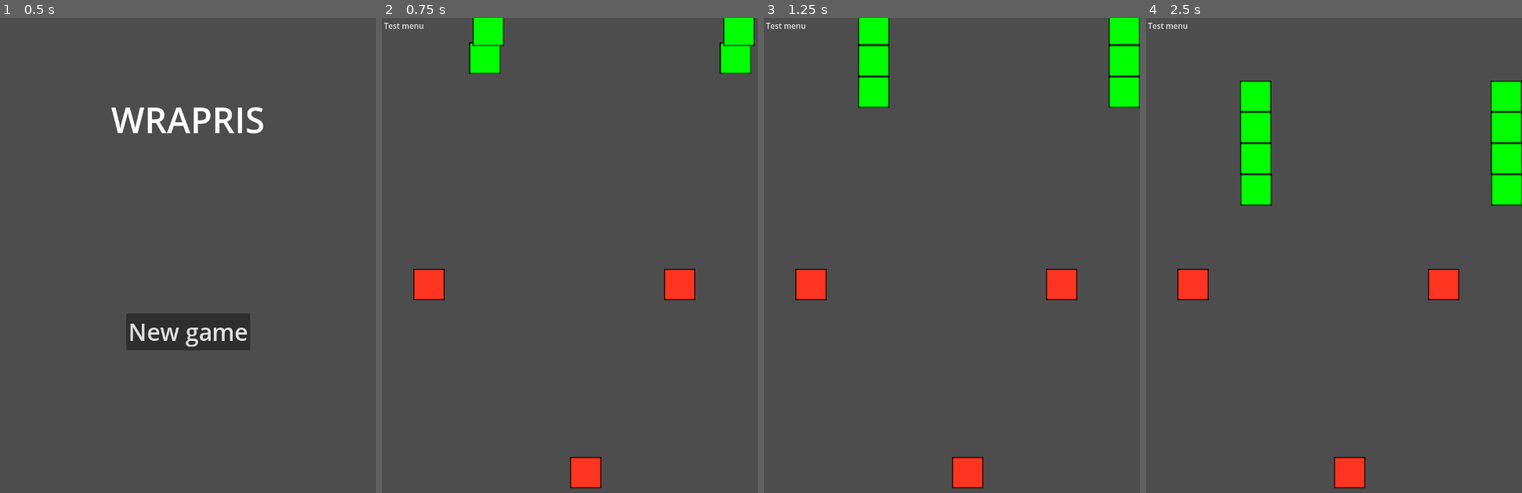
Above: before the commit, frames 1-4 (left to right).
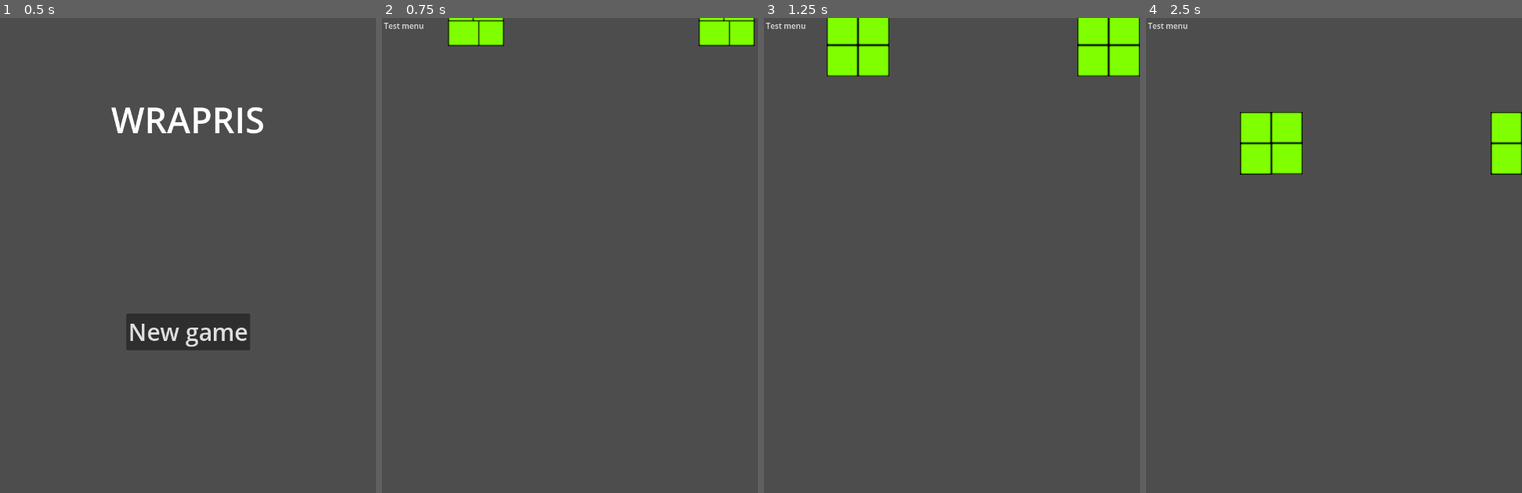
Above: after the commit, the same moments.

Repository: pandulapeter/wrapris
Game: Godot game, scene res://main.tscn
The game is run twice, just before and just after one commit, with the same random seed, the same clock (stepped at 60 frames per second) and the same inputs.
Inputs:
- Up to frame 1 (0.5 s): no input
- Up to frame 2 (0.75 s): click "New game" at 0.5 s
- Up to frame 3 (1.25 s): no input
- Up to frame 4 (2.5 s): hold Right (shape_move_right) 1.28-2.03 s; tap Space (shape_rotate) at 1.35, 2.1 s; hold Down (shape_move_down) from 2.03 s (still down)

Frame 1 is identical in both runs. In frame 2, 4.4% of the frame differs, in the area x 8-99%, y 0-100%; in frame 3, 6.7%; in frame 4, 7.0%, in the area x 8-100%, y 13-100%.

Commit message:
Add a second shape.

Diff:
--- a/game.gd
+++ b/game.gd
@@ -2,7 +2,8 @@
 
 var spawnX = 0
 var shapes = [
-	preload("res://shapes/shape01/shape_01.tscn")
+	preload("res://shapes/shape01/shape_01.tscn"),
+	preload("res://shapes/shape02/shape_02.tscn")
 ]
 
 func _ready():
--- a/game.tscn
+++ b/game.tscn
@@ -1,23 +1,10 @@
-[gd_scene load_steps=4 format=3 uid="uid://ueyeglw6stlp"]
+[gd_scene load_steps=3 format=3 uid="uid://ueyeglw6stlp"]
 
 [ext_resource type="Script" path="res://game.gd" id="1_uymxh"]
-[ext_resource type="PackedScene" uid="uid://3rnb46mqief4" path="res://block/block.tscn" id="3_yjh7n"]
 [ext_resource type="PackedScene" uid="uid://bhqmsjpfrii24" path="res://shared/test_menu.tscn" id="4_8gtxb"]
 
 [node name="Game" type="Node2D"]
 script = ExtResource("1_uymxh")
-
-[node name="StaticBlock01" parent="." instance=ExtResource("3_yjh7n")]
-position = Vector2(425, 988)
-scale = Vector2(0.25, 0.25)
-tint = Color(1, 0.207843, 0.129412, 1)
-isMoving = false
-
-[node name="StaticBlock02" parent="." instance=ExtResource("3_yjh7n")]
-position = Vector2(102, 583)
-scale = Vector2(0.25, 0.25)
-tint = Color(1, 0.207843, 0.129412, 1)
-isMoving = false
 
 [node name="TestMenuMenuButton" parent="." instance=ExtResource("4_8gtxb")]
 offset_right = 90.0
--- a/shapes/base_shape.gd
+++ b/shapes/base_shape.gd
@@ -17,7 +17,7 @@
 	Color.GOLD,
 	Color.GREEN
 ]
-var rotations = [[]]
+var rotations = []
 var rotationVariant = 0
 var hasEmittedMovementStoppedSignal = false
 
@@ -32,8 +32,9 @@
 		block.moveTimerWaitTime = moveTimerWaitTime
 		block.initializeInheritedState(shapeId)
 		block.movement_stopped.connect(onMovementStopped)
-	for n in randi() % rotations.size():
-		rotateShape()
+	if (rotations.size() > 0):
+		for n in randi() % rotations.size():
+			rotateShape()
 
 func _process(delta):
 	if canMove():
--- a/shapes/shape01/shape_01.tscn
+++ b/shapes/shape01/shape_01.tscn
@@ -3,7 +3,7 @@
 [ext_resource type="Script" path="res://shapes/shape01/shape_01.gd" id="1_ucx3q"]
 [ext_resource type="PackedScene" uid="uid://3rnb46mqief4" path="res://block/block.tscn" id="2_clh6j"]
 
-[node name="Shape01Rotation01" type="Node2D"]
+[node name="Shape01" type="Node2D"]
 script = ExtResource("1_ucx3q")
 moveTimerWaitTime = null
 tint = null
--- /dev/null
+++ b/shapes/shape02/shape_02.gd
@@ -0,0 +1,32 @@
+extends BaseShape
+
+
+func _ready():
+	initialize(
+		[
+			[
+				Vector2(1,0),
+				Vector2(0,1),
+				Vector2(-1,0),
+				Vector2(0,-1)
+			],
+			[
+				Vector2(0,1),
+				Vector2(-1,0),
+				Vector2(0,-1),
+				Vector2(1,0)
+			],
+			[
+				Vector2(-1,0),
+				Vector2(0,-1),
+				Vector2(1,0),
+				Vector2(0,1)
+			],
+			[
+				Vector2(0,-1),
+				Vector2(1,0),
+				Vector2(0,1),
+				Vector2(-1,0)
+			]
+		]
+	)
--- /dev/null
+++ b/shapes/shape02/shape_02.tscn
@@ -0,0 +1,23 @@
+[gd_scene load_steps=3 format=3 uid="uid://c465lm7xbb15f"]
+
+[ext_resource type="Script" path="res://shapes/shape02/shape_02.gd" id="1_f7iuw"]
+[ext_resource type="PackedScene" uid="uid://3rnb46mqief4" path="res://block/block.tscn" id="2_xfaa4"]
+
+[node name="Shape02" type="Node2D"]
+script = ExtResource("1_f7iuw")
+
+[node name="Block01" parent="." instance=ExtResource("2_xfaa4")]
+position = Vector2(-32, -31)
+scale = Vector2(0.25, 0.25)
+
+[node name="Block02" parent="." instance=ExtResource("2_xfaa4")]
+position = Vector2(32, -31)
+scale = Vector2(0.25, 0.25)
+
+[node name="Block03" parent="." instance=ExtResource("2_xfaa4")]
+position = Vector2(32, 32)
+scale = Vector2(0.25, 0.25)
+
+[node name="Block04" parent="." instance=ExtResource("2_xfaa4")]
+position = Vector2(-32, 32)
+scale = Vector2(0.25, 0.25)
